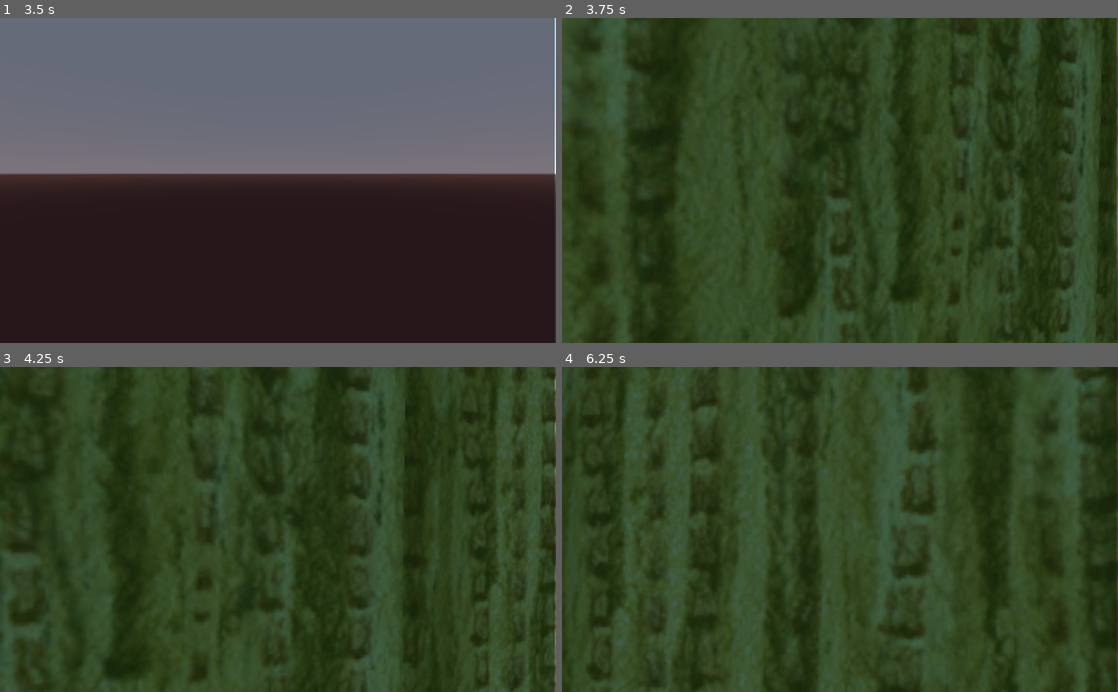
Above: before the commit, frames 1-4 (two rows, left to right).
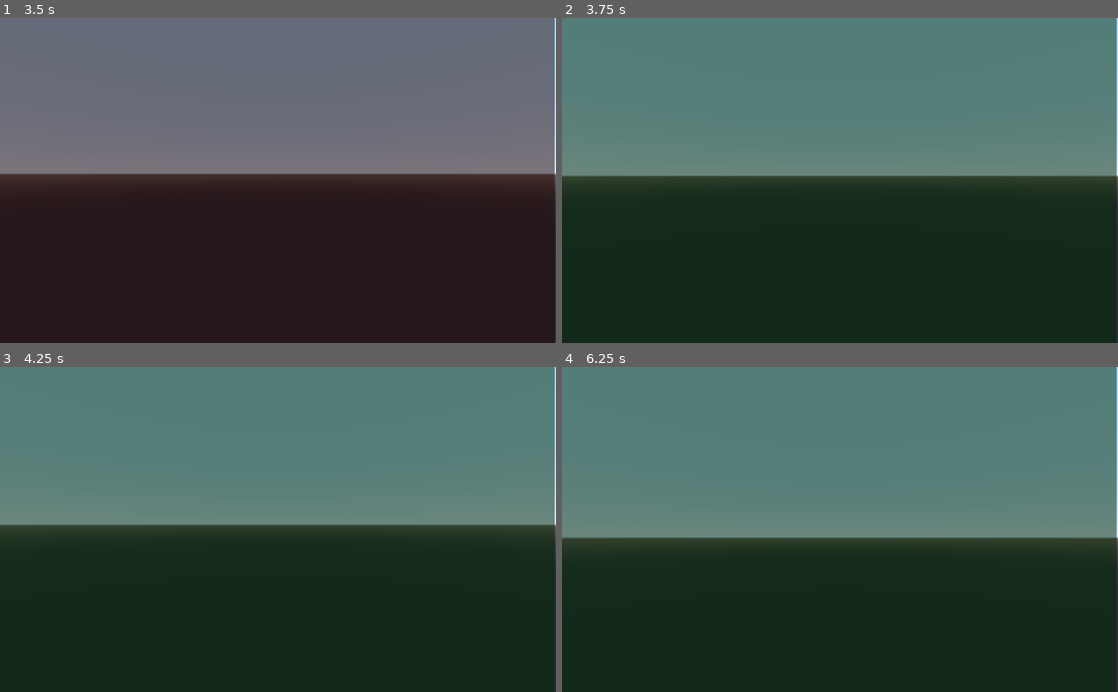
Above: after the commit, the same moments.

Repository: dvbeelen/LEECH
Game: Godot game, scene res://TestScene.tscn
Two runs of this game, one before a commit and one after it. Both use one fixed random seed, a clock stepped at 60 frames per second and the inputs below.
Inputs (mouse positions are in pixels of both pictures, inside the frame that each line leads up to):
- Up to frame 1 (3.5 s): tap Enter at 0.5 s; move the mouse to (305, 180) at 0.52 s; hold W (move_forward) from 0.53 s (still down); tap 1 (frame_1) at 0.6, 2.85 s; move the mouse to (250, 180) at 1.27 s; tap 2 (frame_2) at 1.35 s; move the mouse to (289, 174) at 2.02 s; tap 3 (frame_3) at 2.1 s; move the mouse to (272, 187) at 2.77 s
- Up to frame 2 (3.75 s): keep holding W (move_forward); tap Space at 3.5 s; move the mouse to (878, 183) at 3.52 s; tap 2 (frame_2) at 3.6 s
- Up to frame 3 (4.25 s): keep holding W (move_forward)
- Up to frame 4 (6.25 s): move the mouse to (795, 526) at 4.27 s; tap 3 (frame_3) at 4.35 s; move the mouse to (845, 529) at 5.02 s; tap 1 (frame_1) at 5.1 s; tap Enter at 5.75 s; move the mouse to (817, 523) at 5.77 s; release W (move_forward) at 5.78 s; hold D (move_right) from 5.78 s (still down); tap 2 (frame_2) at 5.85 s

Frame 1 is identical in both runs. In frame 2, 79% of the frame differs, in the area x 0-100%, y 0-100%; in frame 3, 78%; in frame 4, 84%.

Commit message:
Dissapeared walls now have no collisions

Diff:
--- a/Assets/Dissapearing_Wall.gd
+++ b/Assets/Dissapearing_Wall.gd
@@ -1,10 +1,13 @@
 extends RigidBody
 
+onready var col = $CollisionShape
+
 export var frame = 1
-
 
 func _process(delta):
 	if Global.red_frame == true:
 		self.visible = false
+		col.disabled = true
 	else:
 		self.visible = true
+		col.disabled = false
